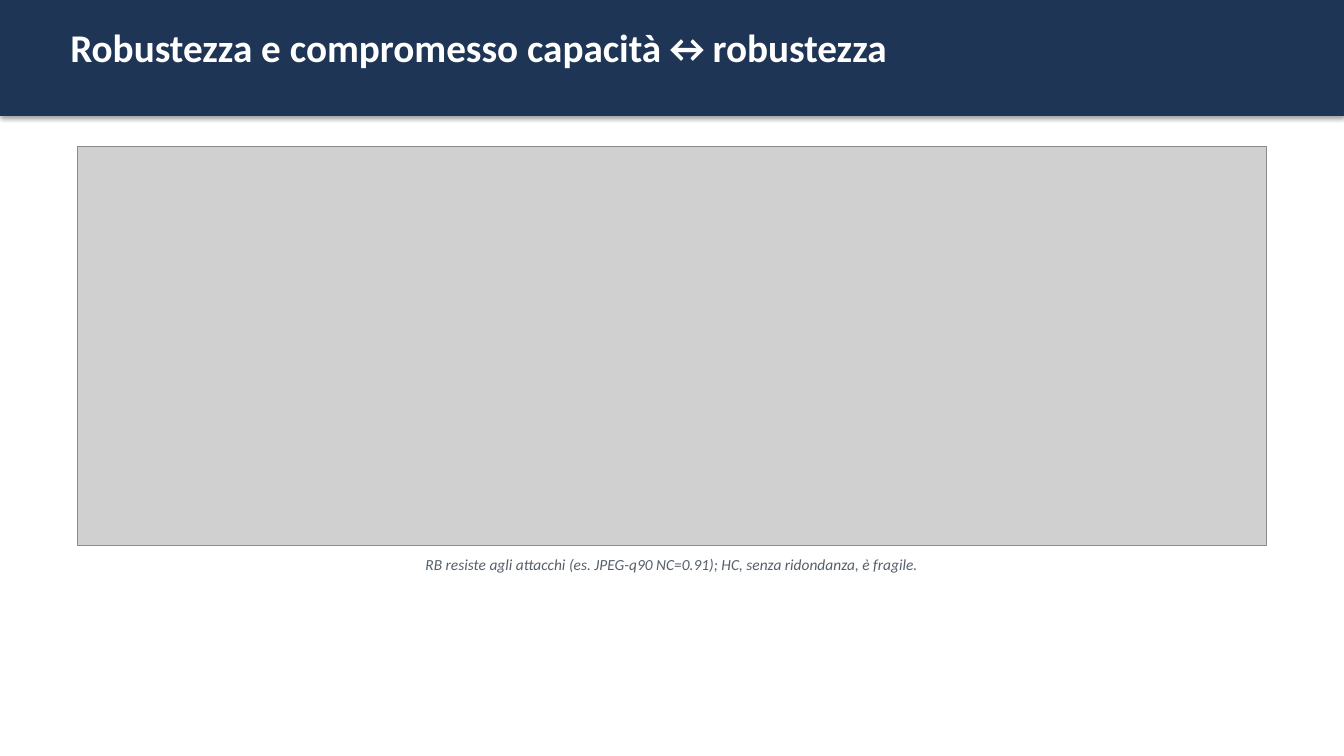
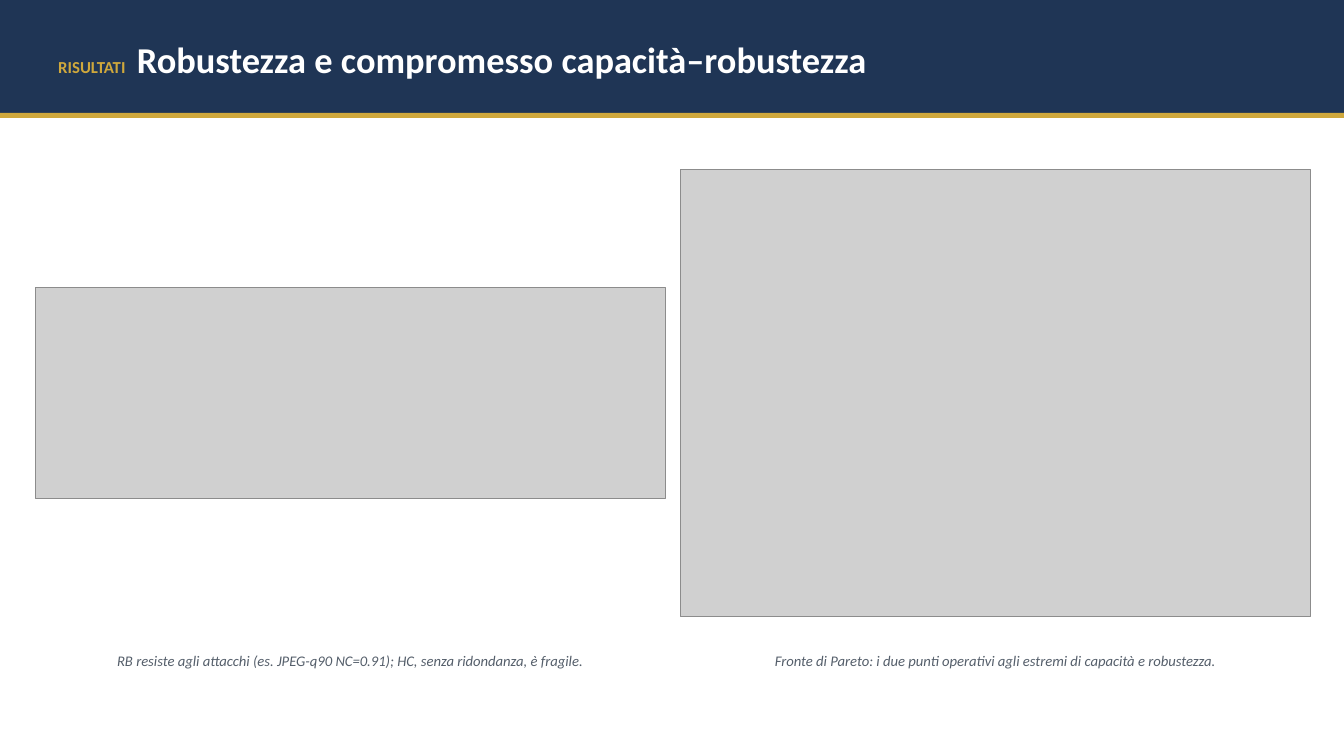
Before and after one commit to elmachico01/SVD_Claude, a slide deck: slide 12 of docs/presentazione.pptx (slide 14 before the commit). Drawn at 1344x756 pixels with LibreOffice and Linux fonts; fonts in the diff are those of the drawing; grey boxes stand for pictures. Boxes give left, top, right and bottom in pixels: in the first picture for what was removed or moved away, otherwise in the second. Text is boxed around its words. In the diff, an @@ line names an element or a change of style, - is before the commit and + after.

```diff
--- a/docs/presentazione.pptx
+++ b/docs/presentazione.pptx
@@ rectangle at bbox=[0, 0, 1344, 113]: shadow off @@
@@ text "RISULTATI Robustezza e compromesso capacità–robustezza" at bbox=[58, 47, 867, 79]: vertical alignment top to middle @@
@@ text at bbox=[58, 47, 867, 79]: text changed; size 28 to 26 pt @@
-Robustezza e compromesso capacità↔robustezza
+RISULTATI Robustezza e compromesso capacità–robustezza
@@ rectangle added at bbox=[0, 113, 1344, 118], fill #CFA83C @@
@@ picture removed at bbox=[78, 146, 1267, 545] @@
@@ picture added at bbox=[681, 169, 1311, 617] @@
@@ picture added at bbox=[35, 287, 665, 499] @@
@@ text "RB resiste agli attacchi (es. ...": place and size @@
-text "RB resiste agli attacchi (es. ..." at bbox=[425, 559, 917, 573]
+text "RB resiste agli attacchi (es. ..." at bbox=[117, 655, 583, 669]
@@ text "RB resiste agli attacchi (es. ..." at bbox=[117, 655, 583, 669]: size 11 to 10.5 pt @@
@@ text added at bbox=[775, 656, 1215, 669], 10.5 pt, text #555F6B, italic @@
+Fronte di Pareto: i due punti operativi agli estremi di capacità e robustezza.
```
Also in this commit, not shown: 7 other slides changed, 5 slides added, 8 slides removed, 5 other files.
